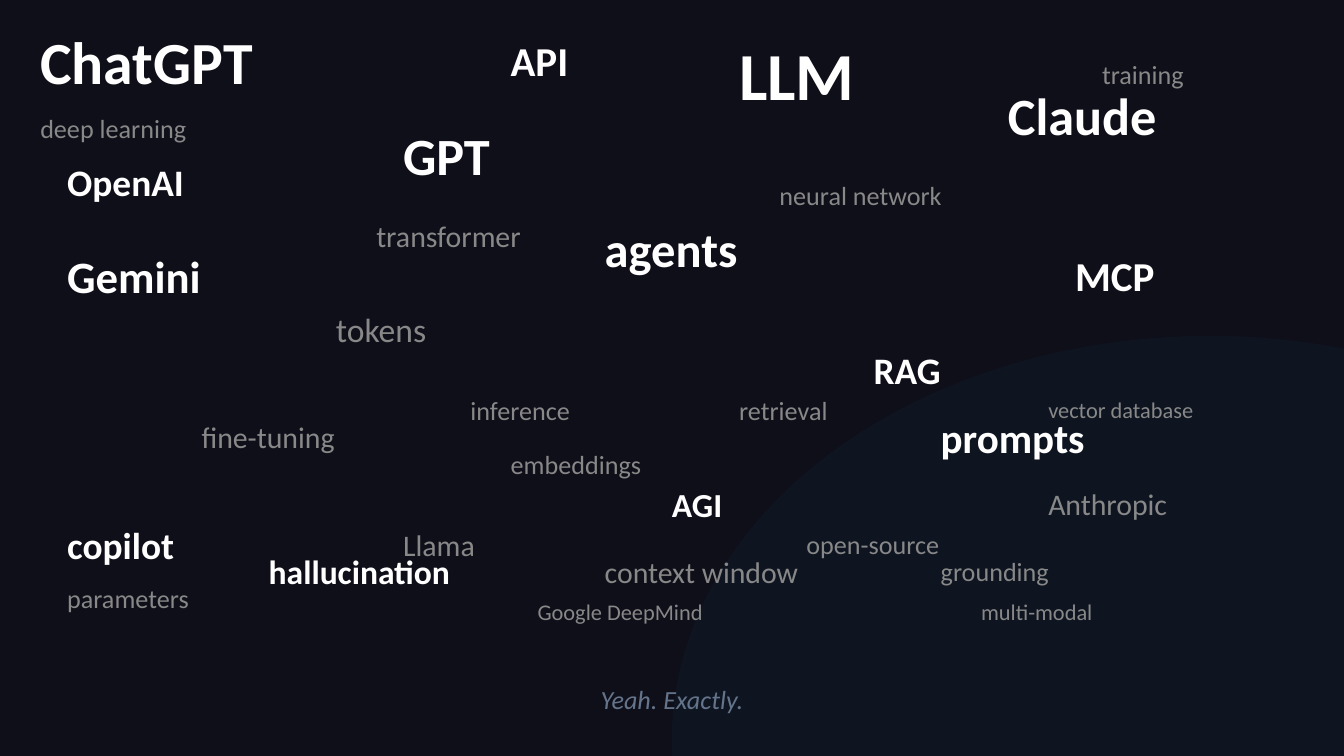
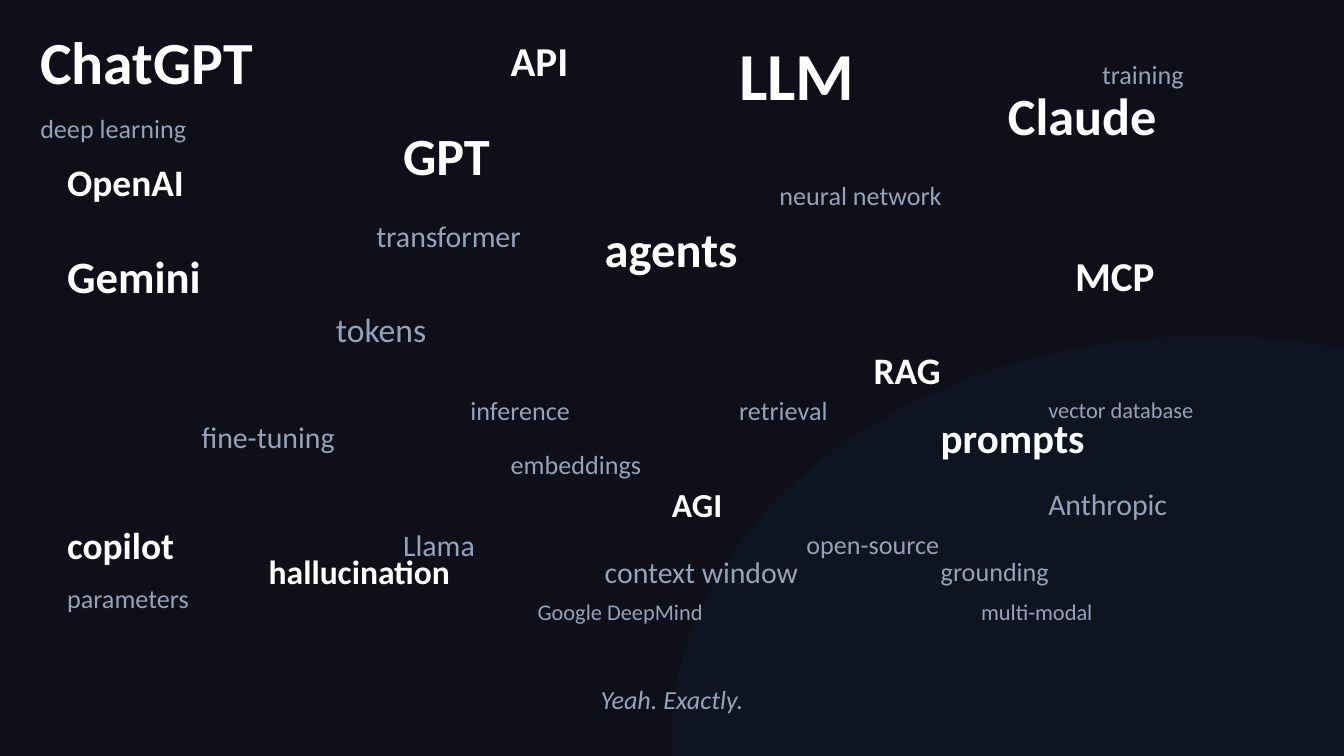
Before and after one commit to michaelengland/ai-best-practices, a slide deck: slide 8 of Getting-Agents-to-Give-Up-Their-Secrets.pptx (slide 7 before the commit). Drawn at 1344x756 pixels with LibreOffice and Linux fonts; fonts in the diff are those of the drawing. Boxes give left, top, right and bottom in pixels: in the first picture for what was removed or moved away, otherwise in the second. Text is boxed around its words. In the diff, an @@ line names an element or a change of style, - is before the commit and + after.

```diff
--- a/Getting-Agents-to-Give-Up-Their-Secrets.pptx
+++ b/Getting-Agents-to-Give-Up-Their-Secrets.pptx
@@ text colour #888888 to #94A3B8 in 18 elements at bbox=[336, 318, 426, 342], bbox=[202, 427, 335, 453], bbox=[511, 456, 641, 479], bbox=[376, 226, 520, 247], bbox=[779, 187, 942, 205], bbox=[40, 120, 186, 143], bbox=[1048, 494, 1167, 520], bbox=[470, 402, 570, 420], bbox=[1102, 66, 1184, 89], bbox=[67, 591, 189, 612], bbox=[605, 562, 798, 583], bbox=[941, 563, 1049, 586], bbox=[739, 402, 827, 420], bbox=[1048, 402, 1194, 418], bbox=[403, 535, 475, 563], bbox=[806, 541, 939, 558], bbox=[538, 604, 702, 624], bbox=[981, 604, 1092, 620] @@
@@ text "Yeah. Exactly." at bbox=[601, 691, 743, 713]: text colour #64748B to #94A3B8 @@
```
Also in this commit, not shown: 16 other slides changed, 2 slides added, 1 other file.
